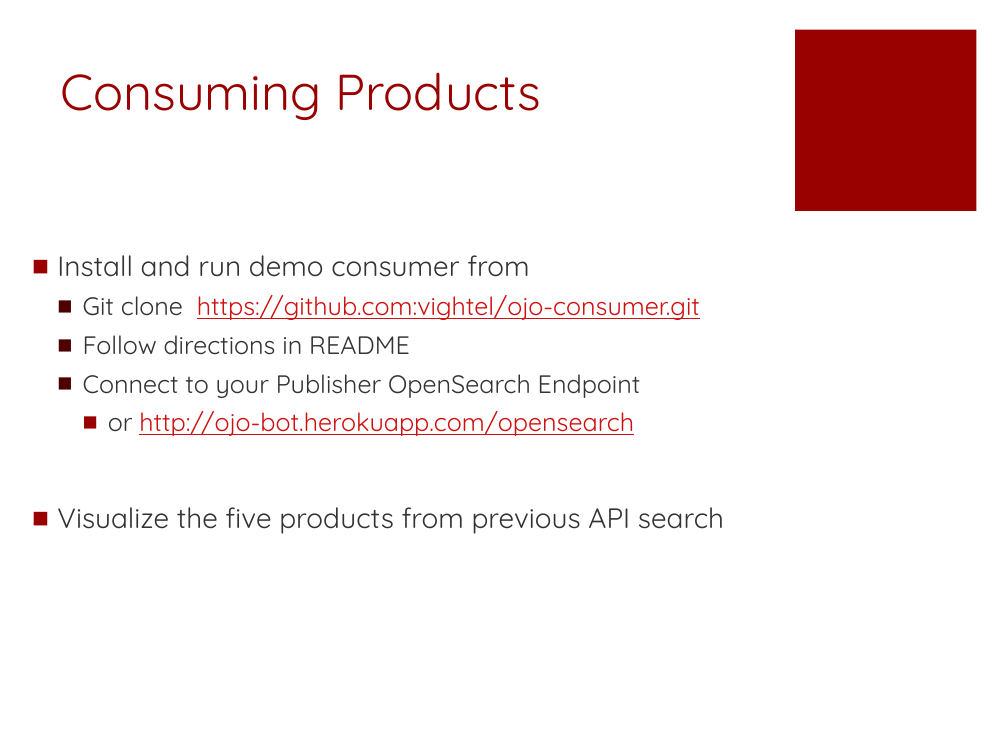
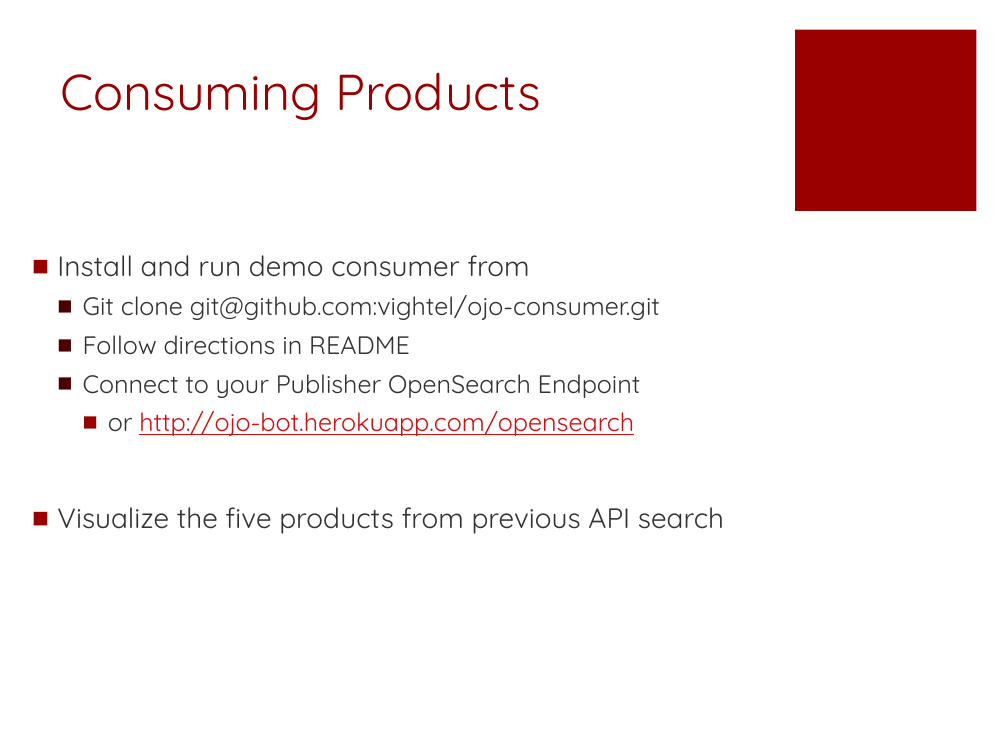
Before and after one commit to anna-ce/LHASAadvanced, a slide deck: slide 27 of ECA-RCCP-WorshopApr2016.pptx. Drawn at 1008x756 pixels with LibreOffice and Linux fonts; fonts in the diff are those of the drawing. Boxes give left, top, right and bottom in pixels: in the first picture for what was removed or moved away, otherwise in the second. Text is boxed around its words. In the diff, an @@ line names an element or a change of style, - is before the commit and + after.

```diff
--- a/ECA-RCCP-WorshopApr2016.pptx
+++ b/ECA-RCCP-WorshopApr2016.pptx
@@ text at <box>83,295,660,320</box>: text changed; text colour #D01010 to #333333 @@
-  ■ Git clone https://github.com:vightel/ojo-consumer.git
+  ■ Git clone git@github.com:vightel/ojo-consumer.git
```
Also in this commit, not shown: 3 other slides changed, 4 other files.
